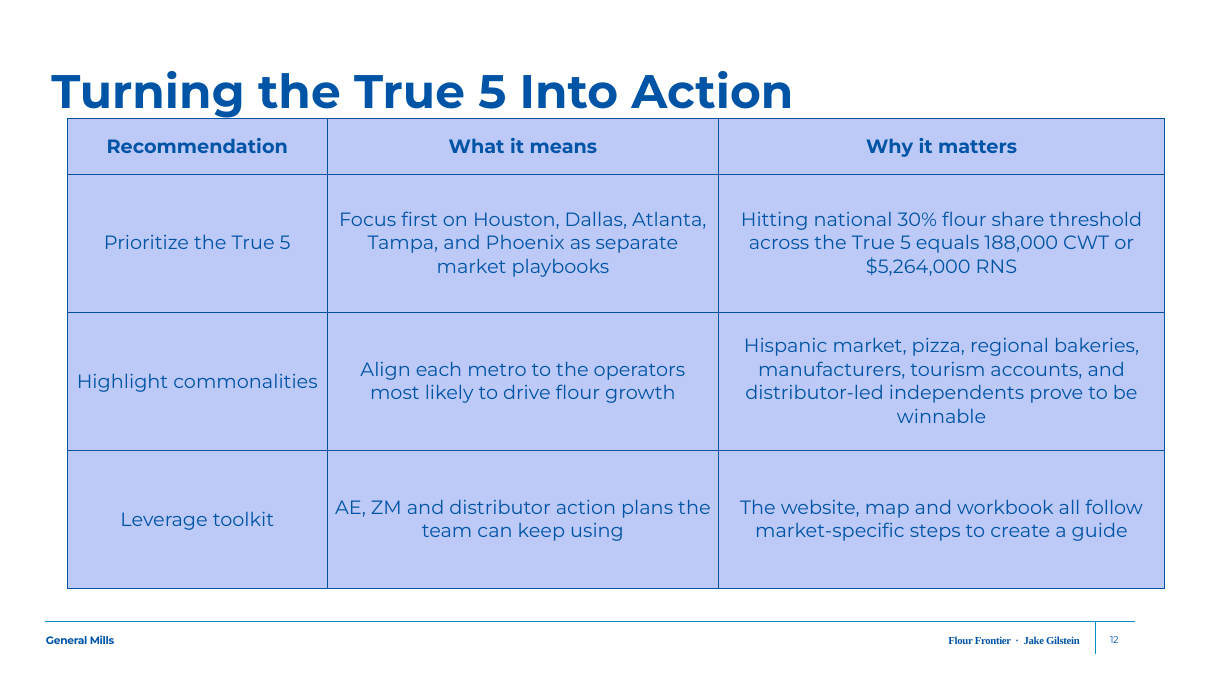
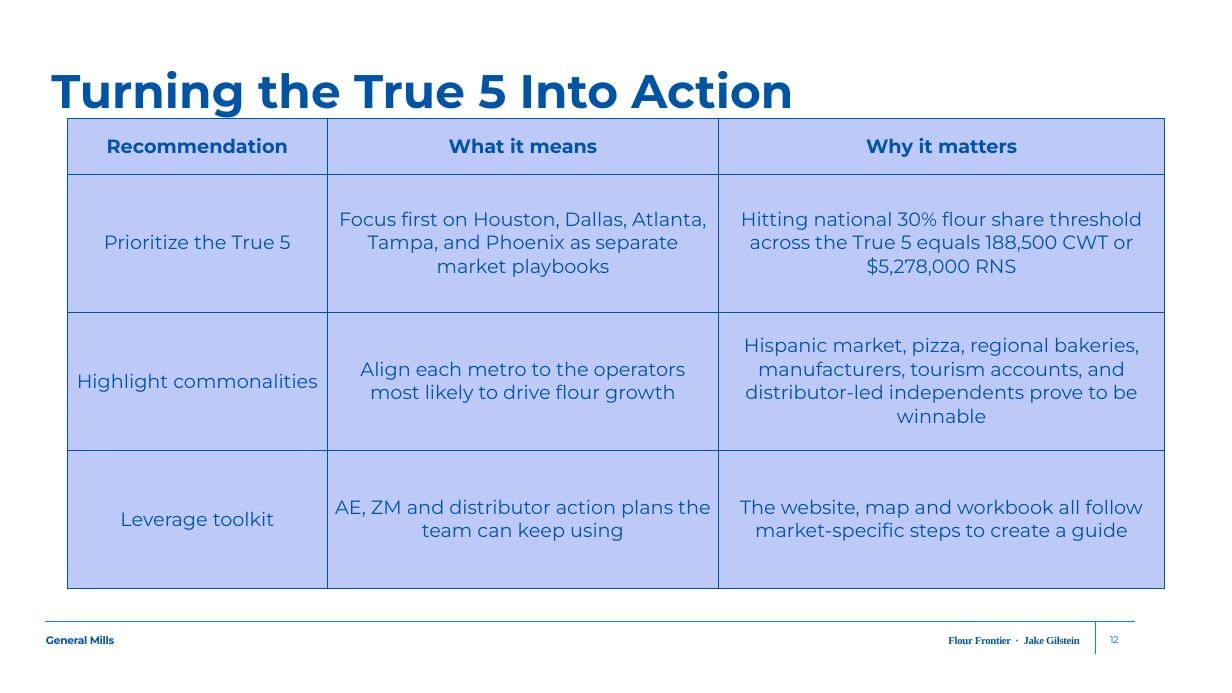
Before and after one commit to jgilstein/flour-frontier, a slide deck: slide 12 of Flour_Frontier_Final_Presentation.pptx. Drawn at 1232x693 pixels with LibreOffice and Linux fonts; fonts in the diff are those of the drawing; background and template pictures are left out. Boxes give left, top, right and bottom in pixels: in the first picture for what was removed or moved away, otherwise in the second. Text is boxed around its words. In the diff, an @@ line names an element or a change of style, - is before the commit and + after.

Commit message:
Error on PowerPoint, fix, PROJECT DONEEEEEE

```diff
--- a/Flour_Frontier_Final_Presentation.pptx
+++ b/Flour_Frontier_Final_Presentation.pptx
@@ table at <box>68,119,1165,588</box> @@
-row 2, column 3: Hitting national 30% flour share threshold across the True 5 equals 188,000 CWT or $5,264,000 RNS
+row 2, column 3: Hitting national 30% flour share threshold across the True 5 equals 188,500 CWT or $5,278,000 RNS
```
